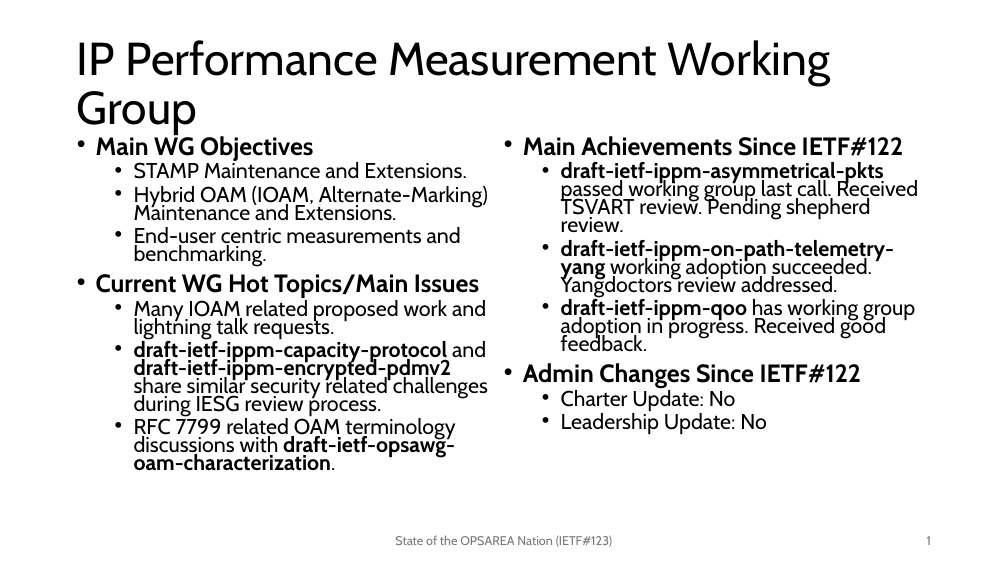
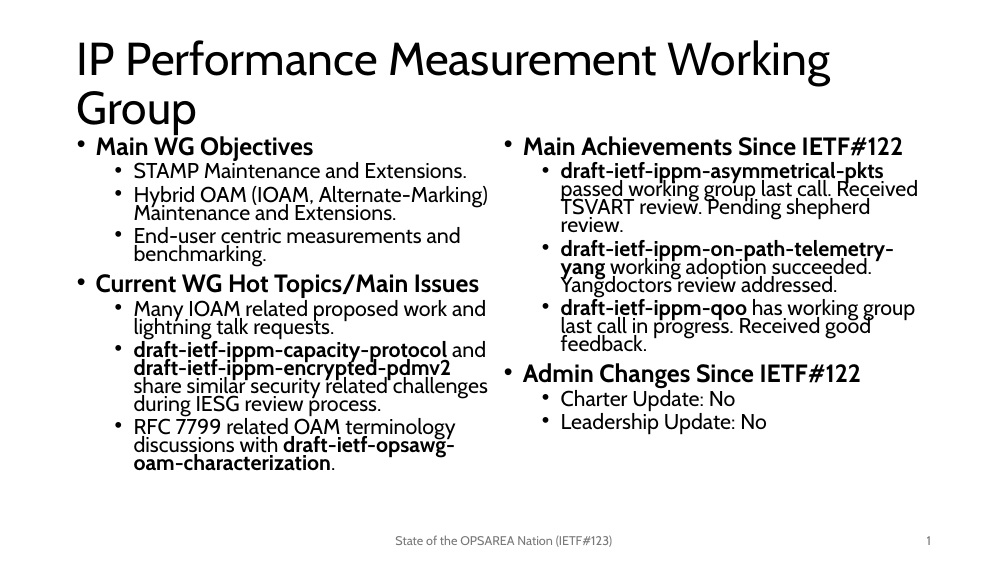
Before and after one commit to ietf-ippm/meeting-materials, a slide deck: slide 1 of ietf123-Madrid/Slides/OPS-WG-Updates-IPPM-PERFMETR.pptx. Drawn at 1008x567 pixels with LibreOffice and Linux fonts; fonts in the diff are those of the drawing. Boxes give left, top, right and bottom in pixels: in the first picture for what was removed or moved away, otherwise in the second. Text is boxed around its words. In the diff, an @@ line names an element or a change of style, - is before the commit and + after.

Commit message:
change qoo to wglc from adoption

```diff
--- a/ietf123-Madrid/Slides/OPS-WG-Updates-IPPM-PERFMETR.pptx
+++ b/ietf123-Madrid/Slides/OPS-WG-Updates-IPPM-PERFMETR.pptx
@@ text at (561,297,915,352): text changed @@
-  • draft-ietf-ippm-qoo has working group adoption in progress. Received good feedback.
+  • draft-ietf-ippm-qoo has working group last call in progress. Received good feedback.
```
